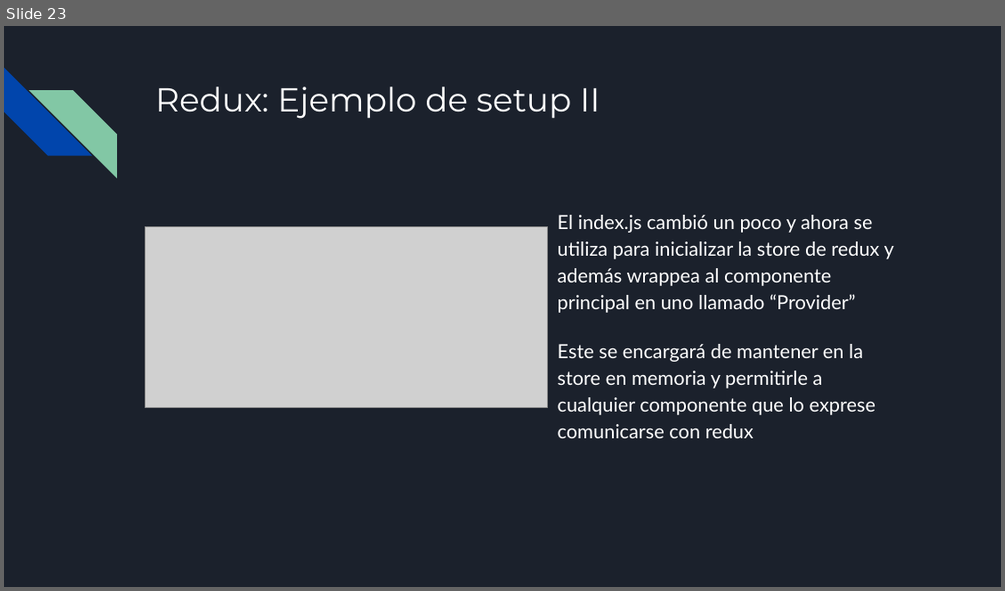
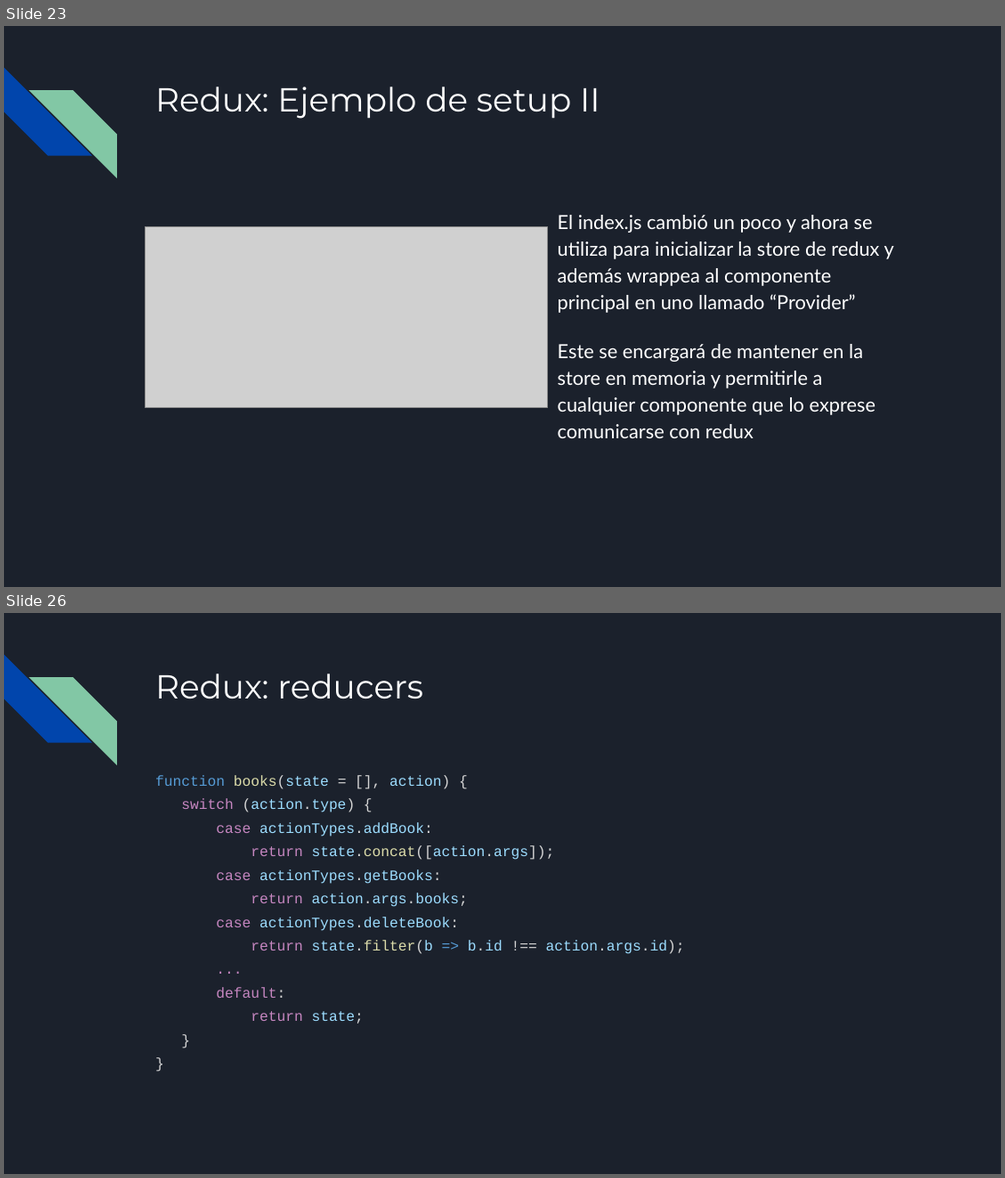
Before and after one commit to francisco-pinchentti/react-basics, a slide deck: docs/React.odp. Shown one above the other, each under a label of ours: slide 23 before the commit, slides 23 and 26 after it; the slides between them are not shown. The pictures are 1005x591 and 1005x1178 pixels, drawn with LibreOffice and Linux fonts; fonts in the diff are those of the drawing; grey boxes stand for pictures. Boxes give left, top, right and bottom in pixels: in the first picture for what was removed or moved away, otherwise in the second. Text is boxed around its words. In the diff, an @@ line names an element or a change of style, - is before the commit and + after.

Commit message:
updated presentation: redux, test, summary

```diff
--- a/docs/React.odp
+++ b/docs/React.odp
@@ slide 26 added at (x1=4, y1=613, x2=1001, y2=1174), background #1B212C; not listed: 2 template elements that a slide beside it also shows @@
@@ title added at (x1=155, y1=674, x2=423, y2=698), 24 pt, text #FFFFFF @@
+Redux: reducers
@@ text added at (x1=155, y1=775, x2=685, y2=1023), 10.5 pt, text #9CDCFE @@
+function books(state = [], action) {
+switch (action.type) {
+case actionTypes.addBook:
+return state.concat([action.args]);
+case actionTypes.getBooks:
+return action.args.books;
+case actionTypes.deleteBook:
+return state.filter(b => b.id !== action.args.id);
+...
+default:
+return state;
+}
+}
```
Also in this commit, not shown: 6 slides changed, 4 other slides added, 1 slide removed.
